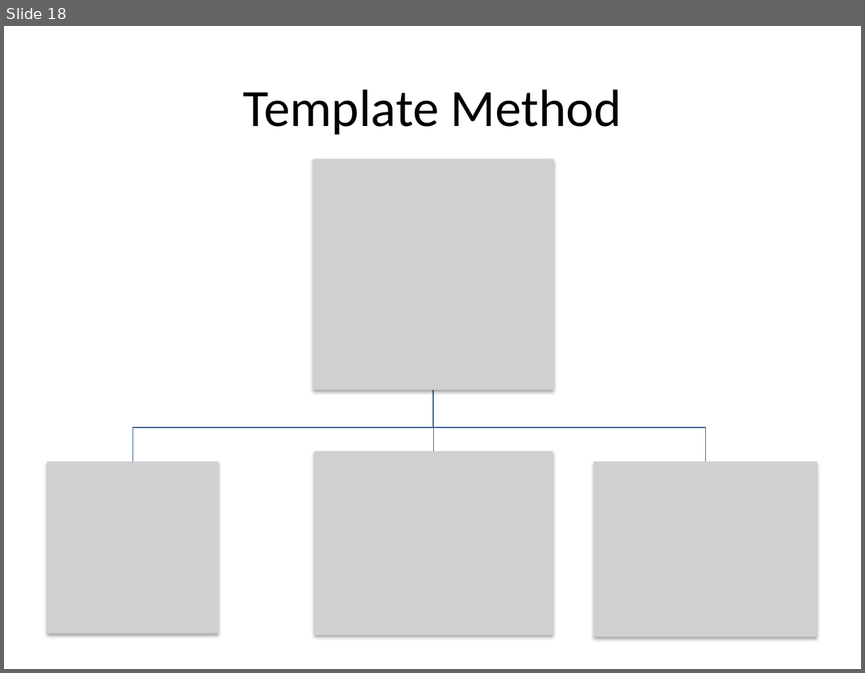
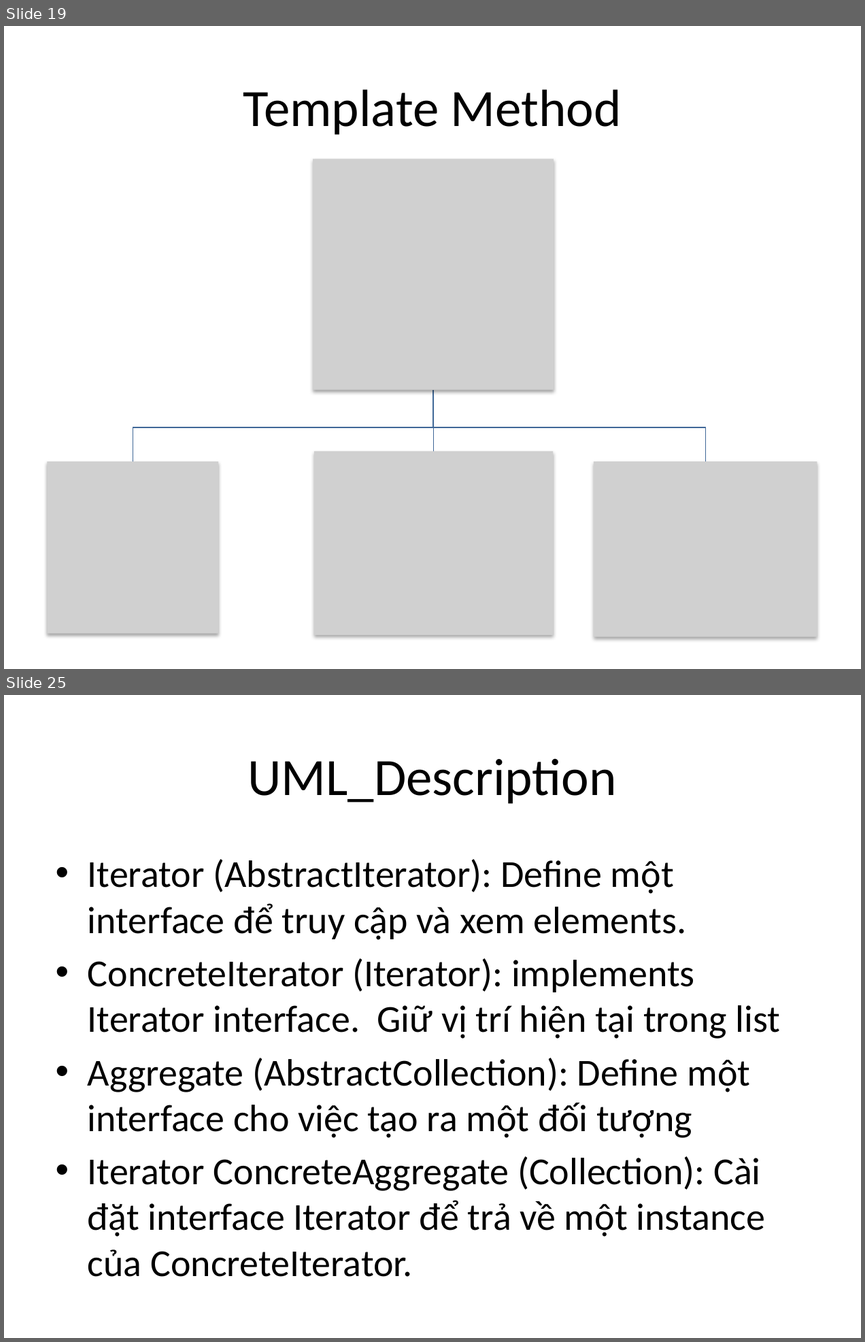
Before and after one commit to taole/slide, a slide deck: designpatter.pptx. Shown one above the other, each under a label of ours: slide 18 before the commit, slides 19 and 25 after it; the slides between them are not shown. The pictures are 865x673 and 865x1342 pixels, drawn with LibreOffice and Linux fonts; fonts in the diff are those of the drawing; grey boxes stand for pictures. Boxes give left, top, right and bottom in pixels: in the first picture for what was removed or moved away, otherwise in the second. Text is boxed around its words. In the diff, an @@ line names an element or a change of style, - is before the commit and + after.

```diff
--- a/designpatter.pptx
+++ b/designpatter.pptx
@@ slide 25 added at [4, 695, 861, 1338], background #FFFFFF @@
@@ title added at [247, 758, 617, 804], 44 pt, text #000000 @@
+UML_Description
@@ text added at [88, 859, 781, 1276], 32 pt, text #000000 @@
+• Iterator (AbstractIterator): Define một interface để truy cập và xem elements.
+• ConcreteIterator (Iterator): implements Iterator interface. Giữ vị trí hiện tại trong list
+• Aggregate (AbstractCollection): Define một interface cho việc tạo ra một đối tượng
+• Iterator ConcreteAggregate (Collection): Cài đặt interface Iterator để trả về một instance của ConcreteIterator.
@@ what was slide 18 is now slide 19 @@
```
Also in this commit, not shown: 2 slides changed, 13 other slides added.
